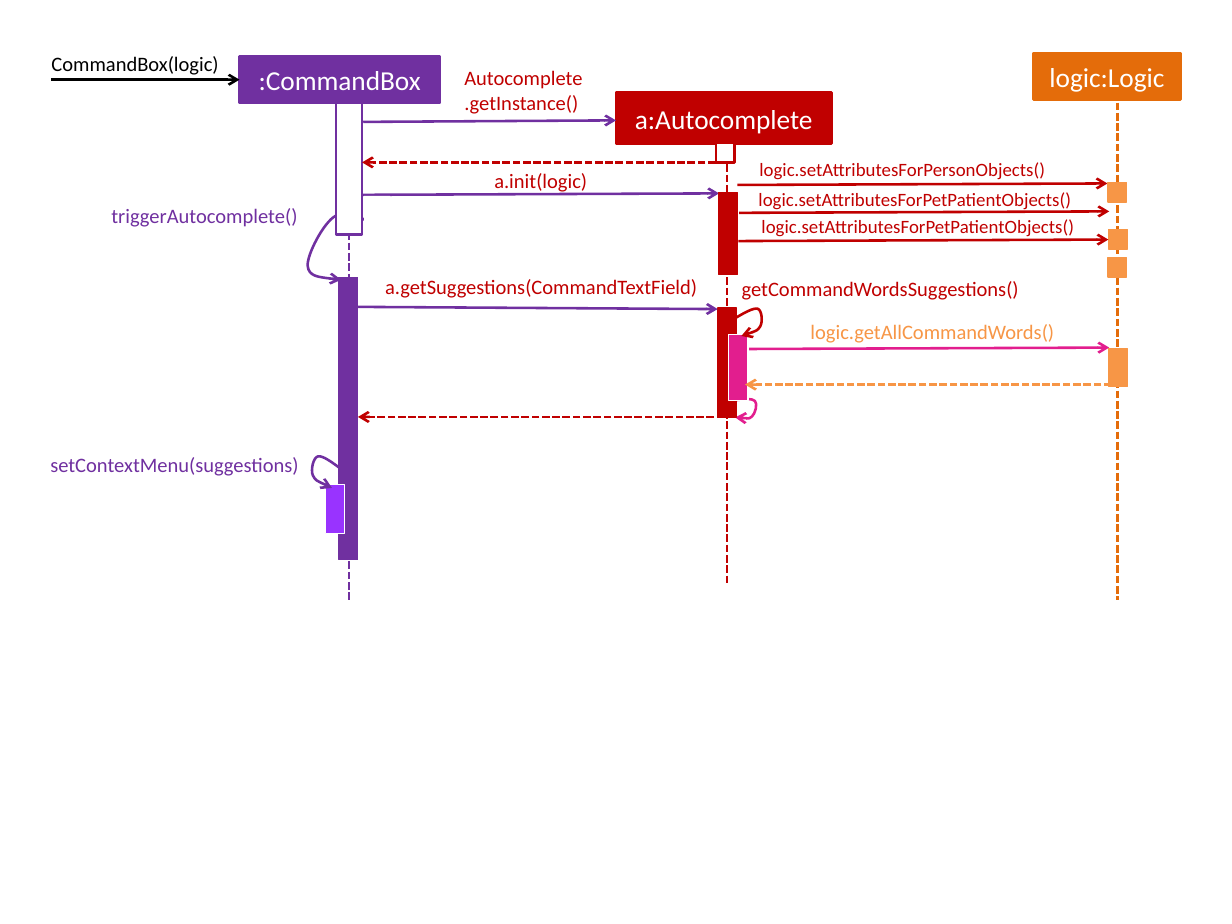
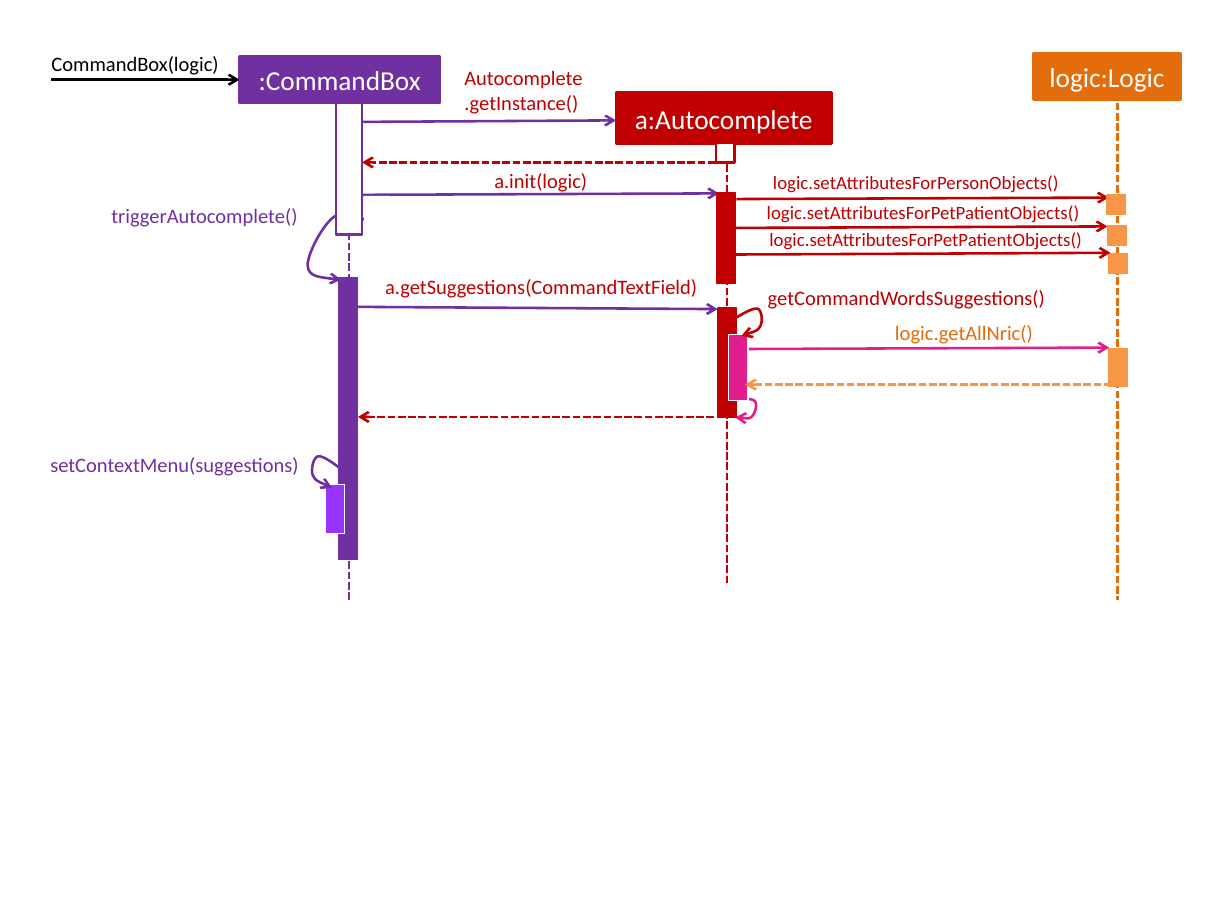
Before and after one commit to nus-cs2103-AY1718S2/addressbook-level4, a slide deck: slide 2 of docs/diagrams/HighLevelSequenceDiagrams.pptx. Drawn at 1232x924 pixels with LibreOffice and Linux fonts; fonts in the diff are those of the drawing. Boxes give left, top, right and bottom in pixels: in the first picture for what was removed or moved away, otherwise in the second. Text is boxed around its words. In the diff, an @@ line names an element or a change of style, - is before the commit and + after.

```diff
--- a/docs/diagrams/HighLevelSequenceDiagrams.pptx
+++ b/docs/diagrams/HighLevelSequenceDiagrams.pptx
@@ text "logic.setAttributesForPersonObjects()": place and size @@
-text "logic.setAttributesForPersonObjects()" at bbox=[759, 162, 1045, 180]
+text "logic.setAttributesForPersonObjects()" at bbox=[773, 175, 1059, 193]
@@ rectangle: place and size @@
-rectangle at bbox=[718, 192, 737, 274]
+rectangle at bbox=[717, 193, 736, 283]
@@ arrow moved from (1108, 184) - (738, 185) to (1109, 197) - (737, 200) @@
@@ text "logic.setAttributesForPetPatientObjects()": place and size @@
-text "logic.setAttributesForPetPatientObjects()" at bbox=[758, 192, 1071, 212]
+text "logic.setAttributesForPetPatientObjects()" at bbox=[767, 205, 1080, 223]
@@ rectangle: place and size @@
-rectangle at bbox=[1108, 182, 1126, 202]
+rectangle at bbox=[1108, 195, 1126, 214]
@@ arrow moved from (1109, 212) - (739, 213) to (1108, 227) - (721, 228) @@
@@ text "logic.setAttributesForPetPatientObjects()": place and size @@
-text "logic.setAttributesForPetPatientObjects()" at bbox=[761, 219, 1074, 239]
+text "logic.setAttributesForPetPatientObjects()" at bbox=[769, 232, 1082, 252]
@@ arrow moved from (1109, 239) - (738, 241) to (1110, 253) - (728, 255) @@
@@ text "getCommandWordsSuggestions()": place and size @@
-text "getCommandWordsSuggestions()" at bbox=[742, 281, 1019, 300]
+text "getCommandWordsSuggestions()" at bbox=[768, 290, 1045, 309]
@@ text at bbox=[895, 325, 1033, 344]: text changed; text colour #F79646 to #E46C0A @@
-logic.getAllCommandWords()
+logic.getAllNric()
```
Also in this commit, not shown: 2 other files.
